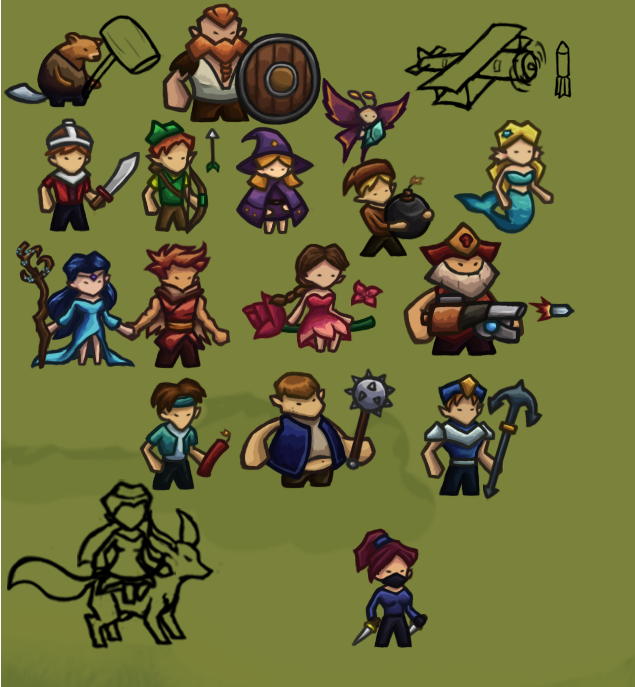
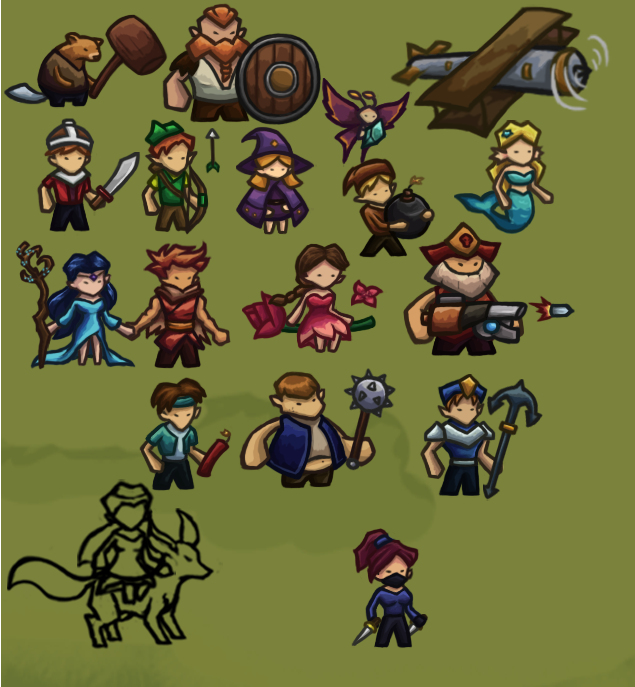
Comparing the layer stacks of the two 635 x 687 images. Changes:
removed layer "unit_guardian copy" over [161, 3, 321, 125]
removed layer "Layer 243" from group "unit_beaver" over [82, 15, 164, 102]
added group "Group 79" with 4 layers in group "unit_beaver" over [86, 14, 168, 100]
added layer "Layer 298" in group "Group 79" over [86, 14, 168, 100]
added layer "Layer 300" (25%) in group "Group 79" over [88, 22, 167, 99]
added layer "Layer 301" in group "Group 79" over [89, 14, 167, 98]
added layer "Layer 299" in group "Group 79" over [88, 16, 167, 99]
moved "Layer 255" into group "Group 80" over [507, 40, 548, 94]
moved "Layer 257" into group "Group 80" over [554, 40, 572, 100]
moved "Layer 254" into group "Group 80" over [403, 21, 546, 113]
added layer "Layer 310" in group "Group 74" over [549, 34, 610, 112]
added layer "Layer 306" in group "Group 74" over [390, 4, 594, 140]
added layer "Layer 308" (25%) in group "Group 74" over [396, 12, 586, 109]
added layer "Layer 309" in group "Group 74" over [406, 7, 585, 135]
added layer "Layer 307" in group "Group 74" over [395, 5, 591, 137]
